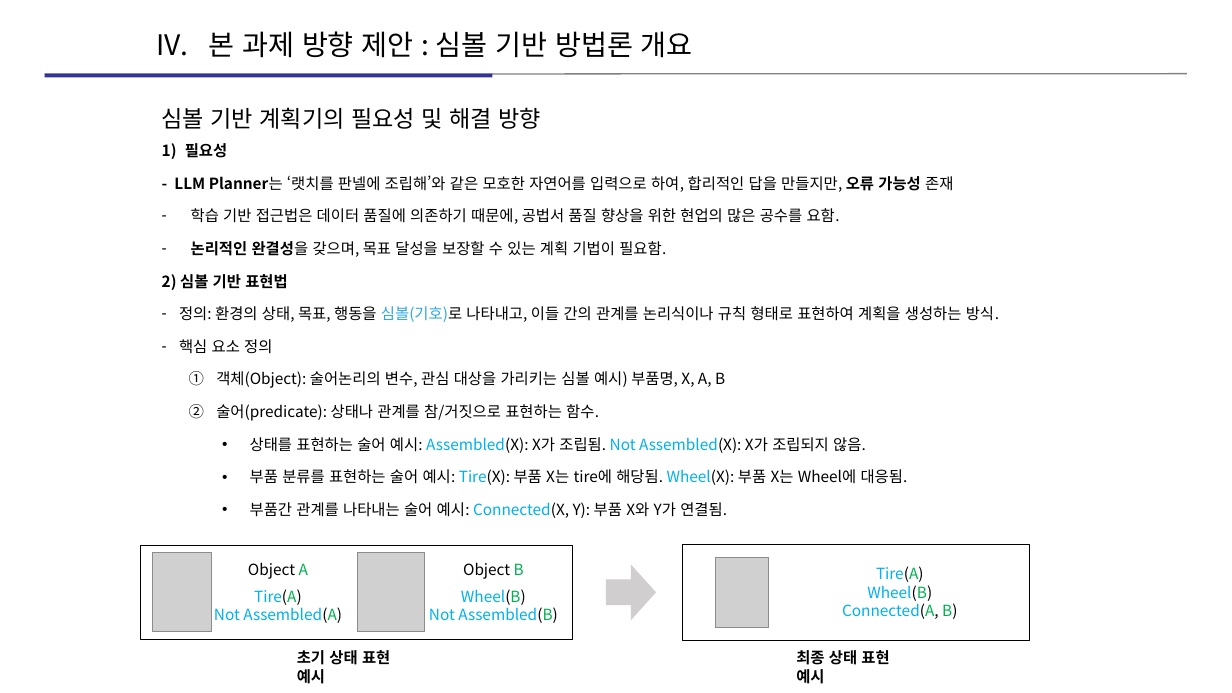
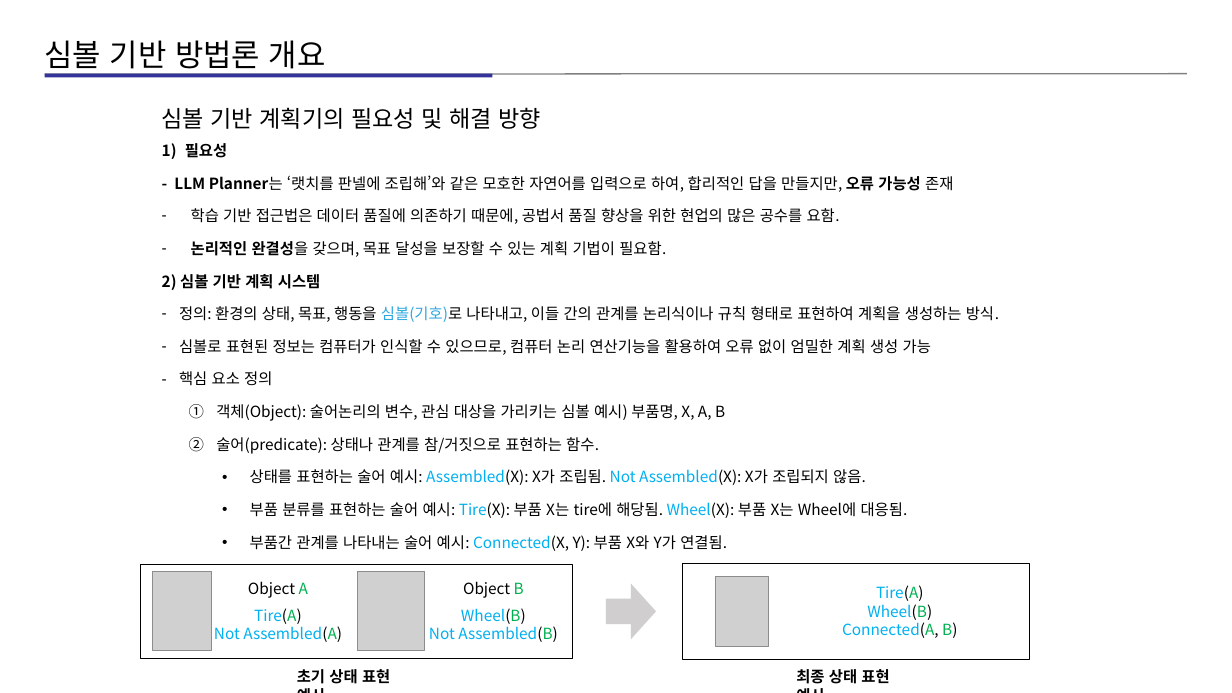
Before and after one commit to kimz1121/test, a slide deck: slide 13 of 현대차 심볼릭 플레너 예시 설명 자료_15_아키텍쳐_자료(작성중).pptx (slide 12 before the commit). Drawn at 1232x693 pixels with LibreOffice and Linux fonts; fonts in the diff are those of the drawing; grey boxes stand for pictures. Boxes give left, top, right and bottom in pixels: in the first picture for what was removed or moved away, otherwise in the second. Text is boxed around its words. In the diff, an @@ line names an element or a change of style, - is before the commit and + after.

```diff
--- a/현대차 심볼릭 플레너 예시 설명 자료_15_아키텍쳐_자료(작성중).pptx
+++ b/현대차 심볼릭 플레너 예시 설명 자료_15_아키텍쳐_자료(작성중).pptx
@@ text "심볼 기반 방법론 개요" at bbox=[45, 40, 326, 75]: vertical alignment middle to top @@
@@ text at bbox=[45, 40, 326, 75]: text changed; size 22 to 24 pt @@
-IV. 본 과제 방향 제안 : 심볼 기반 방법론 개요
+심볼 기반 방법론 개요
@@ text at bbox=[162, 274, 320, 290]: text changed @@
-2) 심볼 기반 표현법
+2) 심볼 기반 계획 시스템
@@ text at bbox=[179, 339, 931, 355]: paragraph added @@
+– 심볼로 표현된 정보는 컴퓨터가 인식할 수 있으므로, 컴퓨터 논리 연산기능을 활용하여 오류 없이 엄밀한 계획 생성 가능
@@ 7 texts, 3 pictures, 2 rectangles, 1 right arrow: place and size @@
-7 texts, 3 pictures, 2 rectangles, 1 right arrow at bbox=[141, 544, 1031, 684]
+7 texts, 3 pictures, 2 rectangles, 1 right arrow at bbox=[141, 563, 1031, 684]
```
Also in this commit, not shown: 1 other slide changed, 1 slide added.
